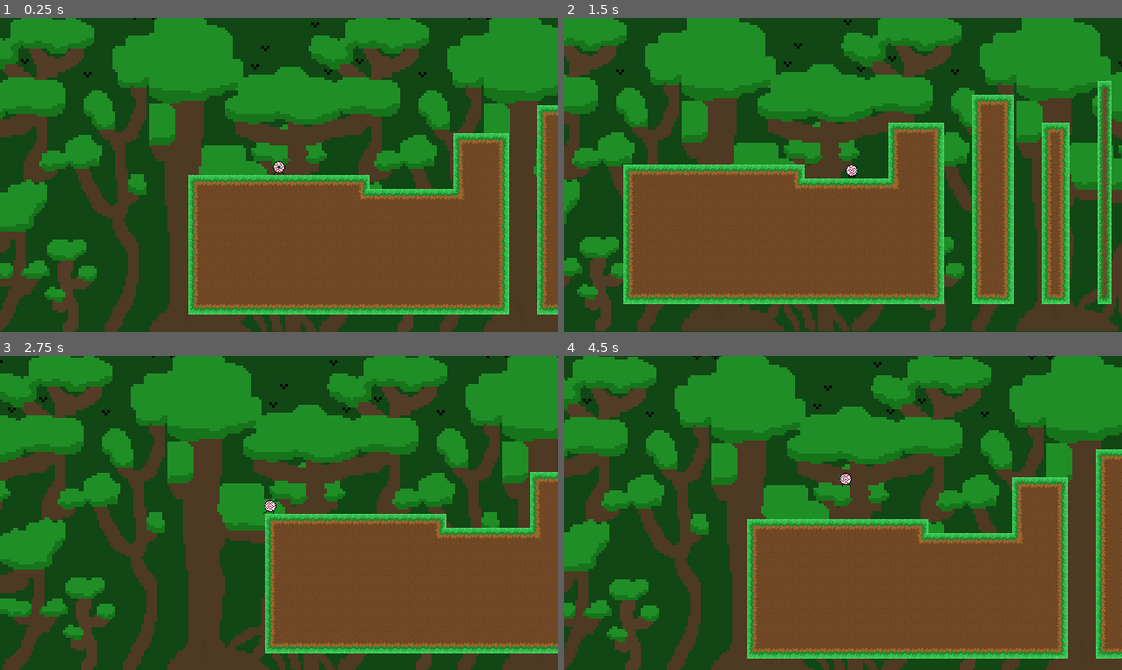
Above: before the commit, frames 1-4 (two rows, left to right).
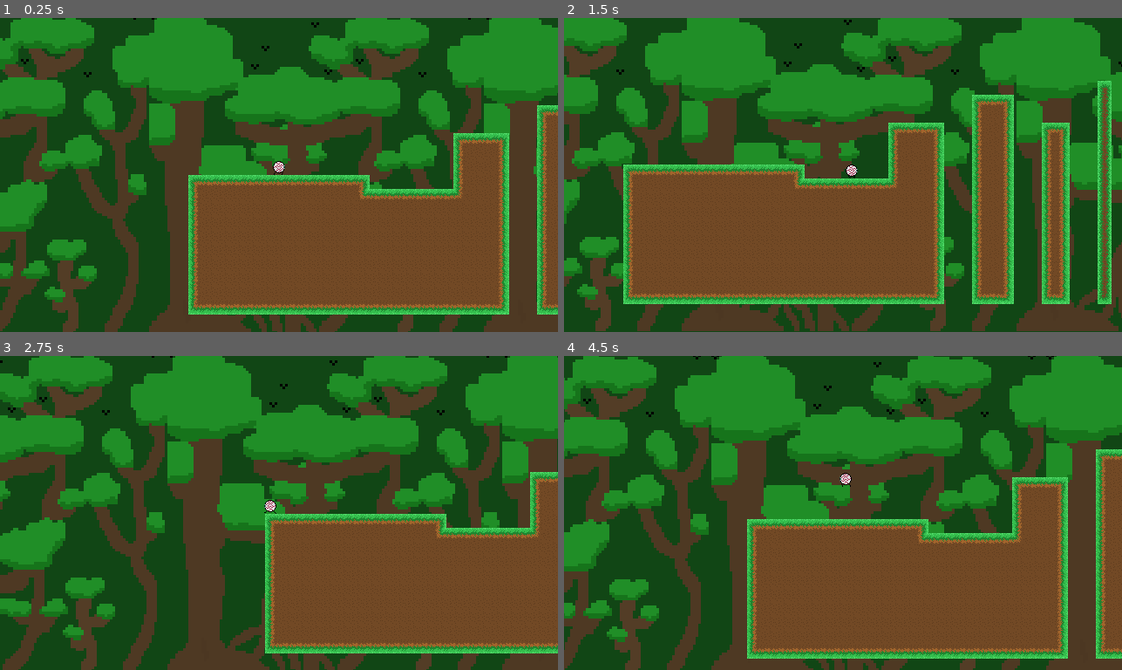
Above: after the commit, the same moments.

Repository: epimetheusgames/EyeSore
Game: Godot game, scene res://World.tscn
Two runs of this game, one before a commit and one after it. Both use one fixed random seed, a clock stepped at 60 frames per second and the inputs below. The engine's default icon, where the game draws it, is replaced by a stand-in: a white triangle on a blue panel in a dark square.
Inputs (mouse positions are in pixels of both pictures, inside the frame that each line leads up to):
- Up to frame 1 (0.25 s): no input
- Up to frame 2 (1.5 s): tap Enter at 0.5 s; move the mouse to (965, 159) at 0.52 s; hold D (movement_right) from 0.53 s (still down); click (965, 159) at 0.6 s; tap Space (movement_jump) at 0.77 s; move the mouse to (731, 190) at 1.27 s; right-click (731, 190) at 1.35 s
- Up to frame 3 (2.75 s): tap Space (movement_jump) at 1.52 s; move the mouse to (334, 443) at 2.02 s; release D (movement_right) at 2.03 s; hold A (movement_left) from 2.03 s (still down); tap Alt (self_destruct) at 2.1 s
- Up to frame 4 (4.5 s): move the mouse to (815, 575) at 2.77 s; release A (movement_left) at 2.78 s; hold D (movement_right) 2.78-4.28 s; click (815, 575) at 2.85 s; tap Space (movement_jump) at 3.02, 3.77 s; move the mouse to (1010, 560) at 3.52 s; right-click (1010, 560) at 3.6 s; move the mouse to (675, 465) at 4.27 s; hold A (movement_left) from 4.28 s (still down); tap Alt (self_destruct) at 4.35 s

The runs differ from the first frame. In frame 1, less than 0.1% of the frame differs, in the area x 49-84%, y 45-58%; in frame 2, less than 0.1%; in frame 3, less than 0.1%; in frame 4, less than 0.1%.

Commit message:
Both directions of walk animations now work

Diff:
--- a/OGPC_Project_Native_Directory/Enemy1.tscn
+++ b/OGPC_Project_Native_Directory/Enemy1.tscn
@@ -24,14 +24,14 @@
 "name": "MadRight",
 "speed": 5.0
 }, {
+"frames": [ ExtResource( 4 ) ],
+"loop": true,
+"name": "IdleLeft",
+"speed": 5.0
+}, {
 "frames": [ ExtResource( 1 ) ],
 "loop": true,
 "name": "MadLeft",
-"speed": 5.0
-}, {
-"frames": [ ExtResource( 4 ) ],
-"loop": true,
-"name": "IdleLeft",
 "speed": 5.0
 } ]
 
--- a/OGPC_Project_Native_Directory/Player.gd
+++ b/OGPC_Project_Native_Directory/Player.gd
@@ -97,8 +97,7 @@
 
 	# if the player is not moving, start the animation player and play the idle animation, and the rest of the animations have not been implemented yet so if it needs to play those it just stops the animation
 	if velocity.x == 0 and is_on_floor():
-		$AnimatedSprite.animation = "Idle"
-		$AnimatedSprite.play()
+		$AnimatedSprite.stop()
 	elif velocity.x > 0 and is_on_floor():
 		#set animation to walking right
 		$AnimatedSprite.animation = "Walking_Right"
--- a/OGPC_Project_Native_Directory/Player.tscn
+++ b/OGPC_Project_Native_Directory/Player.tscn
@@ -1,18 +1,14 @@
 [gd_scene load_steps=39 format=2]
 
 [ext_resource path="res://Jumper.wav" type="AudioStream" id=1]
-[ext_resource path="res://OGPC_Project_2022_Player_2_Spritesheet.png" type="Texture" id=2]
 [ext_resource path="res://Player.gd" type="Script" id=3]
 [ext_resource path="res://Player_Shooting_SFX_OGPC_Project_2022.wav" type="AudioStream" id=4]
 [ext_resource path="res://OGPC_2022_Player_2_Jumping_Spritesheet.png" type="Texture" id=5]
 [ext_resource path="res://Pixilart Sprite Sheet.png" type="Texture" id=6]
+[ext_resource path="res://OGPC_Project_Player_Spritesheet_New_Walk_Anim.png" type="Texture" id=7]
 
 [sub_resource type="RectangleShape2D" id=6]
 extents = Vector2( 7, 8 )
-
-[sub_resource type="AtlasTexture" id=26]
-atlas = ExtResource( 2 )
-region = Rect2( 0, 0, 16, 16 )
 
 [sub_resource type="AtlasTexture" id=56]
 atlas = ExtResource( 6 )
@@ -70,53 +66,49 @@
 atlas = ExtResource( 5 )
 region = Rect2( 80, 0, 16, 16 )
 
-[sub_resource type="AtlasTexture" id=37]
-atlas = ExtResource( 2 )
-region = Rect2( 176, 0, 16, 16 )
+[sub_resource type="AtlasTexture" id=67]
+atlas = ExtResource( 7 )
+region = Rect2( 352, 0, 16, 16 )
 
-[sub_resource type="AtlasTexture" id=38]
-atlas = ExtResource( 2 )
-region = Rect2( 192, 0, 16, 16 )
+[sub_resource type="AtlasTexture" id=68]
+atlas = ExtResource( 7 )
+region = Rect2( 336, 0, 16, 16 )
 
-[sub_resource type="AtlasTexture" id=39]
-atlas = ExtResource( 2 )
+[sub_resource type="AtlasTexture" id=69]
+atlas = ExtResource( 7 )
+region = Rect2( 320, 0, 16, 16 )
+
+[sub_resource type="AtlasTexture" id=70]
+atlas = ExtResource( 7 )
+region = Rect2( 304, 0, 16, 16 )
+
+[sub_resource type="AtlasTexture" id=71]
+atlas = ExtResource( 7 )
+region = Rect2( 288, 0, 16, 16 )
+
+[sub_resource type="AtlasTexture" id=72]
+atlas = ExtResource( 7 )
+region = Rect2( 272, 0, 16, 16 )
+
+[sub_resource type="AtlasTexture" id=73]
+atlas = ExtResource( 7 )
+region = Rect2( 256, 0, 16, 16 )
+
+[sub_resource type="AtlasTexture" id=74]
+atlas = ExtResource( 7 )
+region = Rect2( 240, 0, 16, 16 )
+
+[sub_resource type="AtlasTexture" id=75]
+atlas = ExtResource( 7 )
+region = Rect2( 224, 0, 16, 16 )
+
+[sub_resource type="AtlasTexture" id=76]
+atlas = ExtResource( 7 )
 region = Rect2( 208, 0, 16, 16 )
 
-[sub_resource type="AtlasTexture" id=40]
-atlas = ExtResource( 2 )
-region = Rect2( 224, 0, 16, 16 )
-
-[sub_resource type="AtlasTexture" id=41]
-atlas = ExtResource( 2 )
-region = Rect2( 240, 0, 16, 16 )
-
-[sub_resource type="AtlasTexture" id=42]
-atlas = ExtResource( 2 )
-region = Rect2( 256, 0, 16, 16 )
-
-[sub_resource type="AtlasTexture" id=43]
-atlas = ExtResource( 2 )
-region = Rect2( 272, 0, 16, 16 )
-
-[sub_resource type="AtlasTexture" id=44]
-atlas = ExtResource( 2 )
-region = Rect2( 288, 0, 16, 16 )
-
-[sub_resource type="AtlasTexture" id=45]
-atlas = ExtResource( 2 )
-region = Rect2( 304, 0, 16, 16 )
-
-[sub_resource type="AtlasTexture" id=46]
-atlas = ExtResource( 2 )
-region = Rect2( 320, 0, 16, 16 )
-
-[sub_resource type="AtlasTexture" id=47]
-atlas = ExtResource( 5 )
-region = Rect2( 0, 0, 16, 16 )
-
-[sub_resource type="AtlasTexture" id=48]
-atlas = ExtResource( 5 )
-region = Rect2( 16, 0, 16, 16 )
+[sub_resource type="AtlasTexture" id=77]
+atlas = ExtResource( 7 )
+region = Rect2( 192, 0, 16, 16 )
 
 [sub_resource type="AtlasTexture" id=53]
 atlas = ExtResource( 5 )
@@ -130,13 +122,16 @@
 atlas = ExtResource( 5 )
 region = Rect2( 128, 0, 16, 16 )
 
+[sub_resource type="AtlasTexture" id=47]
+atlas = ExtResource( 5 )
+region = Rect2( 0, 0, 16, 16 )
+
+[sub_resource type="AtlasTexture" id=48]
+atlas = ExtResource( 5 )
+region = Rect2( 16, 0, 16, 16 )
+
 [sub_resource type="SpriteFrames" id=1]
 animations = [ {
-"frames": [ SubResource( 26 ) ],
-"loop": true,
-"name": "Idle",
-"speed": 5.0
-}, {
 "frames": [ SubResource( 56 ), SubResource( 57 ), SubResource( 58 ), SubResource( 59 ), SubResource( 60 ), SubResource( 61 ), SubResource( 62 ), SubResource( 63 ), SubResource( 64 ), SubResource( 65 ), SubResource( 66 ) ],
 "loop": true,
 "name": "Walking_Right",
@@ -147,19 +142,19 @@
 "name": "Jumping_Right",
 "speed": 15.0
 }, {
-"frames": [ SubResource( 37 ), SubResource( 38 ), SubResource( 39 ), SubResource( 40 ), SubResource( 41 ), SubResource( 42 ), SubResource( 43 ), SubResource( 44 ), SubResource( 45 ), SubResource( 46 ) ],
+"frames": [ SubResource( 67 ), SubResource( 68 ), SubResource( 69 ), SubResource( 70 ), SubResource( 71 ), SubResource( 72 ), SubResource( 73 ), SubResource( 74 ), SubResource( 75 ), SubResource( 76 ), SubResource( 77 ) ],
 "loop": true,
 "name": "Walking_Left",
-"speed": 30.0
+"speed": 14.0
+}, {
+"frames": [ SubResource( 53 ), SubResource( 54 ), SubResource( 55 ) ],
+"loop": false,
+"name": "Jumping_Left",
+"speed": 15.0
 }, {
 "frames": [ SubResource( 47 ), SubResource( 48 ) ],
 "loop": false,
 "name": "Jumping_Center",
-"speed": 15.0
-}, {
-"frames": [ SubResource( 53 ), SubResource( 54 ), SubResource( 55 ) ],
-"loop": false,
-"name": "Jumping_Left",
 "speed": 15.0
 } ]
 
--- a/OGPC_Project_Native_Directory/Player_Bullet.gd
+++ b/OGPC_Project_Native_Directory/Player_Bullet.gd
@@ -18,7 +18,6 @@
 			bullet_collision_info.collider.on_Knockback_event()
 		if bullet_collision_info.collider.name.begins_with("Enemy1Body"):
 			bullet_collision_info.collider.die()
-		print(bullet_collision_info.collider.name)
 
 	speed += speed_scaling_amount
 
--- a/OGPC_Project_Native_Directory/World.tscn
+++ b/OGPC_Project_Native_Directory/World.tscn
@@ -1,7 +1,7 @@
 [gd_scene load_steps=27 format=2]
 
 [ext_resource path="res://GroundTileMap.tscn" type="PackedScene" id=1]
-[ext_resource path="res://OGPC_Project_Tileset.png" type="Texture" id=2]
+[ext_resource path="res://OGPC_Project_Grass_Tileset.png" type="Texture" id=2]
 [ext_resource path="res://Player.tscn" type="PackedScene" id=3]
 [ext_resource path="res://OGPC_Project_WIP_Jungle_Background.png" type="Texture" id=4]
 [ext_resource path="res://InfiniteHealthBoss.tscn" type="PackedScene" id=5]
Binary file added: OGPC_Project_Native_Directory/OGPC_Project_Grass_Tileset.png
Not shown, changed: OGPC_Project_Native_Directory/OGPC_Project_Grass_Tileset.png.import
Binary file added: OGPC_Project_Native_Directory/OGPC_Project_Player_Spritesheet_New_Walk_Anim.png
Not shown, added: OGPC_Project_Native_Directory/OGPC_Project_Player_Spritesheet_New_Walk_Anim.png.import
Binary file removed: OGPC_Project_Native_Directory/OGPC_Project_Tileset.png
